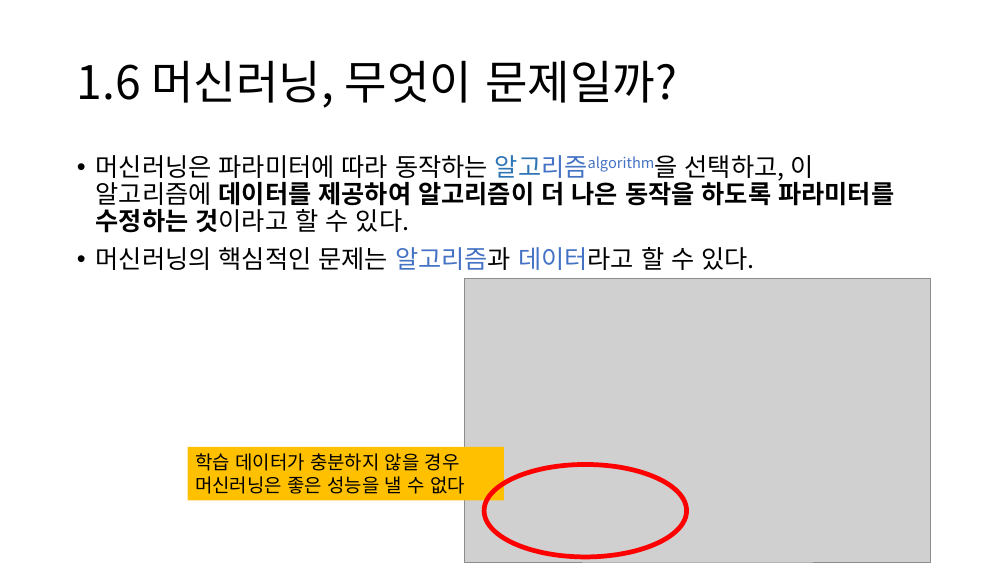
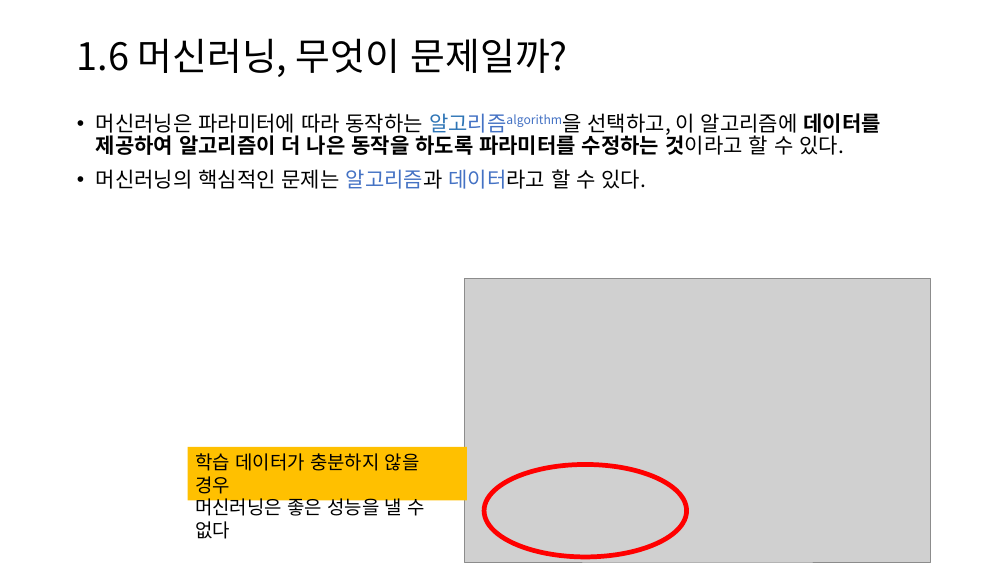
Before and after one commit to dknife/2022MLClass, a slide deck: slide 18 of LectureNotes/01장_머신러닝이란.pptx. Drawn at 1008x567 pixels with LibreOffice and Linux fonts; fonts in the diff are those of the drawing; grey boxes stand for pictures. Boxes give left, top, right and bottom in pixels: in the first picture for what was removed or moved away, otherwise in the second. Text is boxed around its words. In the diff, an @@ line names an element or a change of style, - is before the commit and + after.

```diff
--- a/LectureNotes/01장_머신러닝이란.pptx
+++ b/LectureNotes/01장_머신러닝이란.pptx
@@ title "1.6 머신러닝, 무엇이 문제일까?" at bbox=[77, 38, 568, 77]: size 44 to 36 pt @@
@@ text "머신러닝은 파라미터에 따라 동작하는 알고리즘algorithm을 ...": place and size @@
-text "머신러닝은 파라미터에 따라 동작하는 알고리즘algorithm을 ..." at bbox=[96, 155, 894, 270]
+text "머신러닝은 파라미터에 따라 동작하는 알고리즘algorithm을 ..." at bbox=[96, 113, 881, 189]
@@ text "머신러닝은 파라미터에 따라 동작하는 알고리즘algorithm을 ..." at bbox=[96, 113, 881, 189]: size 24 to 20 pt @@
@@ rectangle "학습 데이터가 충분하지 않을 경우": place and size @@
-rectangle "학습 데이터가 충분하지 않을 경우" at bbox=[188, 447, 504, 501]
+rectangle "학습 데이터가 충분하지 않을 경우" at bbox=[188, 447, 467, 501]
```
Also in this commit, not shown: 19 other slides changed, 1 other file.
